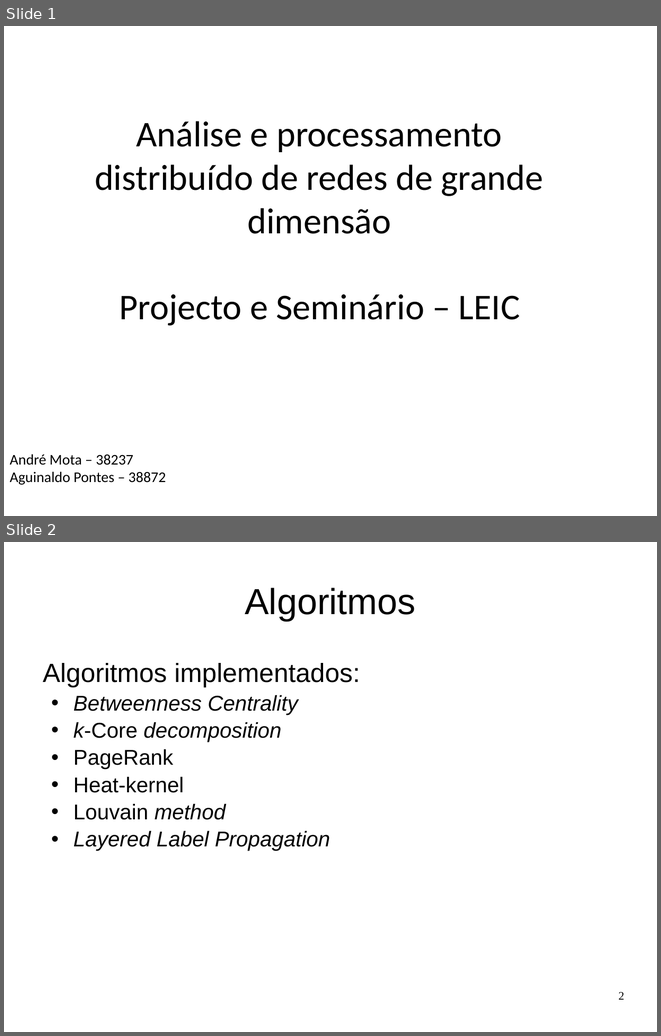
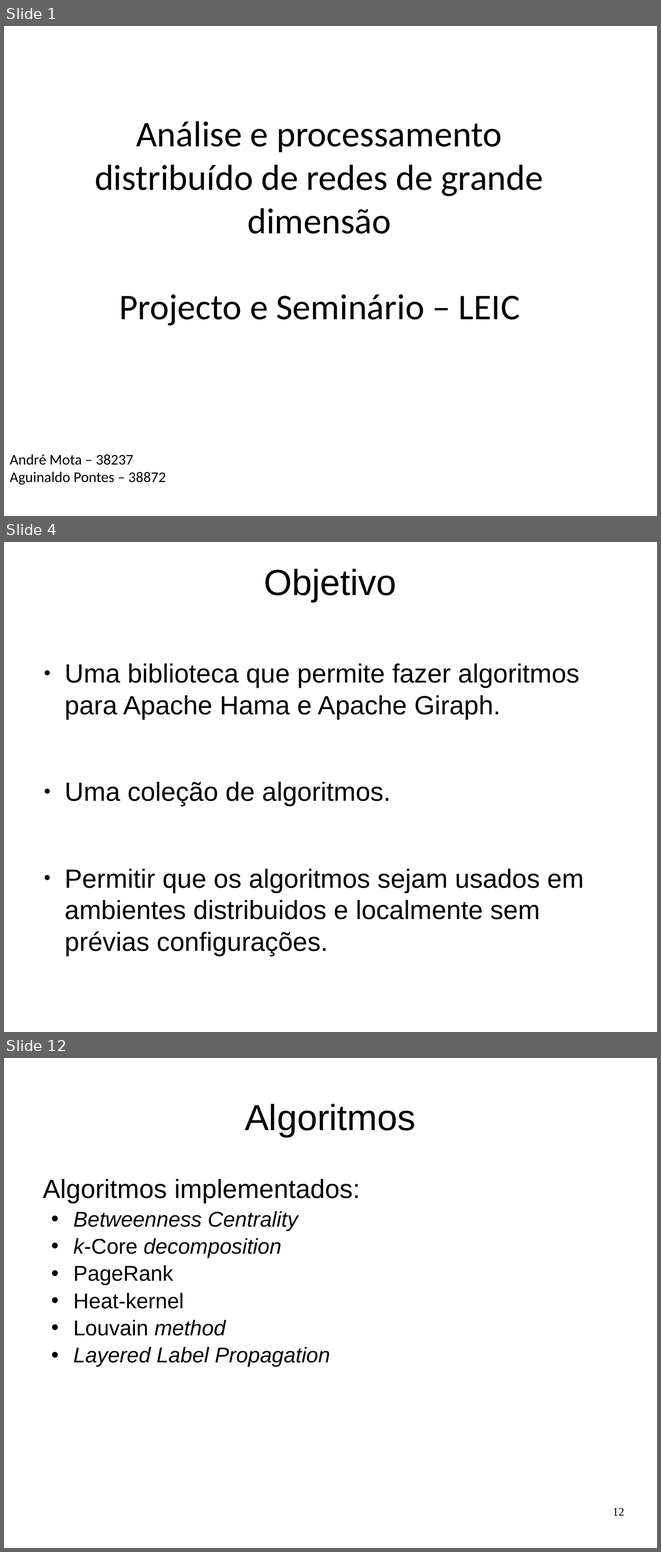
Before and after one commit to andremota/Distributed-Graph-Processing, a slide deck: docs/apresentação/apres.odp. Shown one above the other, each under a label of ours: slides 1 and 2 before the commit, slides 1, 4 and 12 after it; the slides between them are not shown. The pictures are 661x1036 and 661x1552 pixels, drawn with LibreOffice and Linux fonts; fonts in the diff are those of the drawing. Boxes give left, top, right and bottom in pixels: in the first picture for what was removed or moved away, otherwise in the second. Text is boxed around its words. In the diff, an @@ line names an element or a change of style, - is before the commit and + after.

```diff
--- a/docs/apresentação/apres.odp
+++ b/docs/apresentação/apres.odp
@@ slide 4 added at <box>4,542,657,1032</box>, background #FFFFFF @@
@@ title added at <box>264,568,397,602</box>, 44 pt, text #000000 @@
+Objetivo
@@ text added at <box>64,663,584,955</box>, 32 pt, text #000000 @@
+● Uma biblioteca que permite fazer algoritmos para Apache Hama e Apache Giraph.
+● Uma coleção de algoritmos.
+● Permitir que os algoritmos sejam usados em ambientes distribuidos e localmente sem prévias configurações.
@@ what was slide 2 is now slide 12 @@
@@ page number at <box>612,1507,624,1515</box>: text changed @@
-2
+12
```
Also in this commit, not shown: 9 other slides added.
